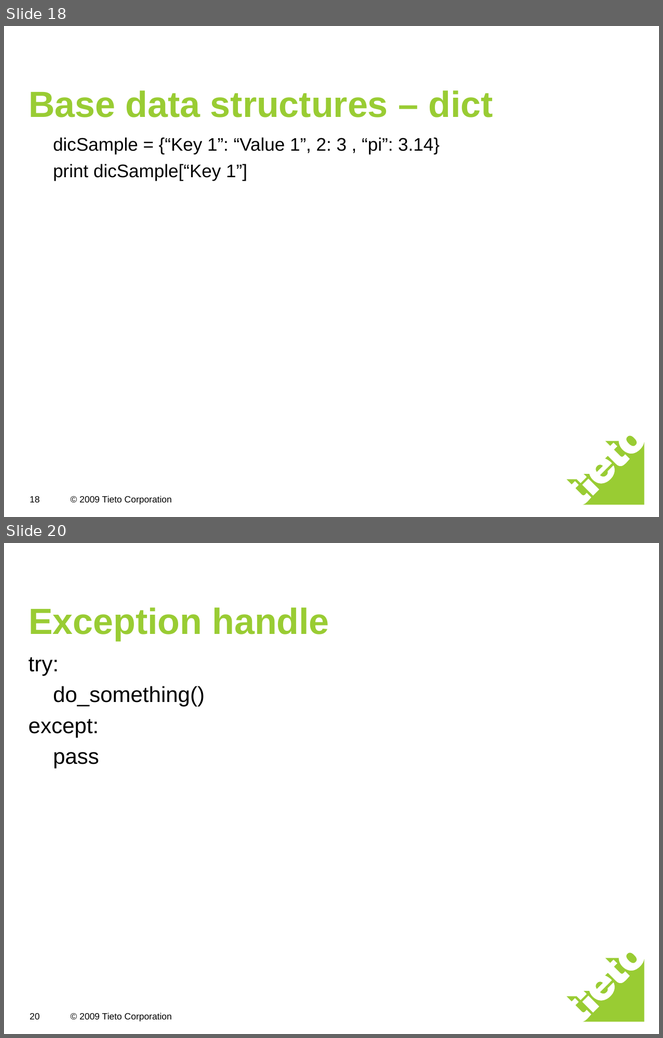
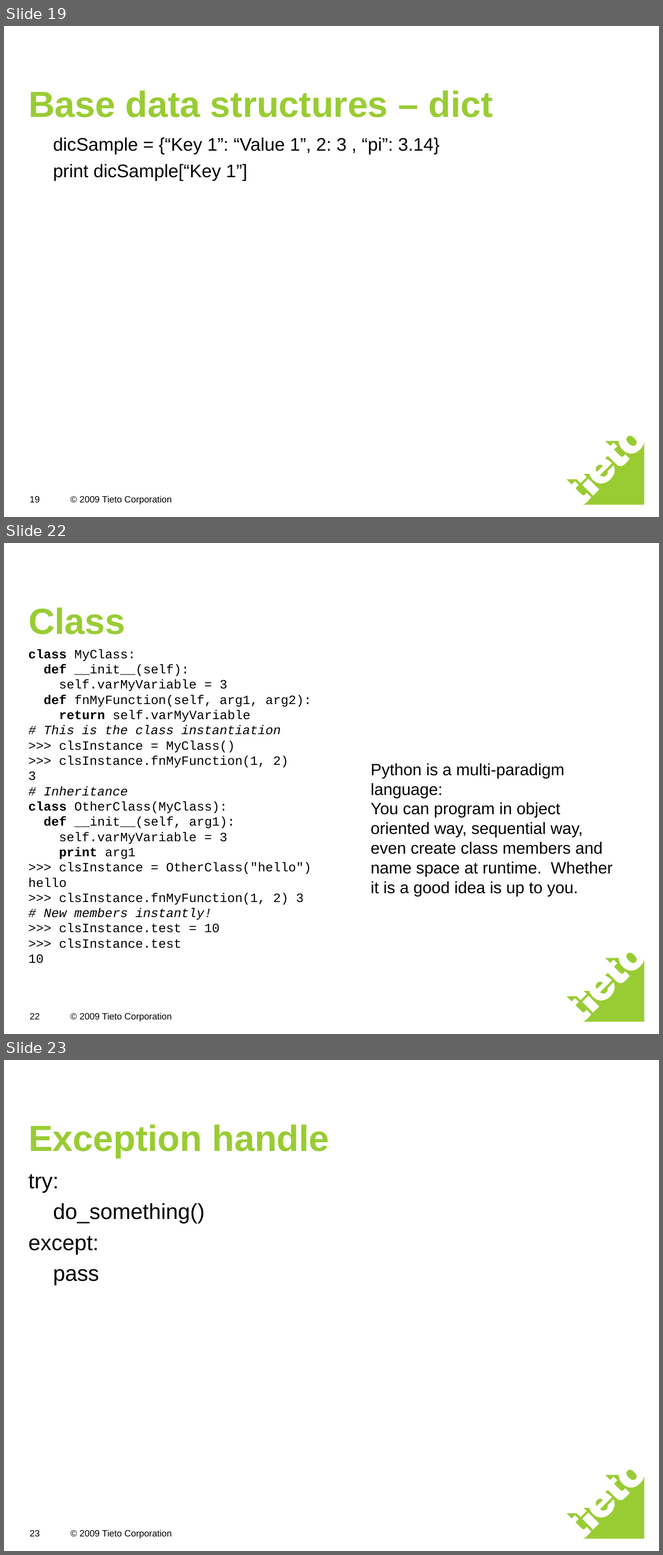
Before and after one commit to freebendy/python, a slide deck: python introduction.ppt. Shown one above the other, each under a label of ours: slides 18 and 20 before the commit, slides 19, 22 and 23 after it; the slides between them are not shown. The pictures are 663x1038 and 663x1555 pixels, drawn with LibreOffice and Linux fonts; fonts in the diff are those of the drawing. Boxes give left, top, right and bottom in pixels: in the first picture for what was removed or moved away, otherwise in the second. Text is boxed around its words. In the diff, an @@ line names an element or a change of style, - is before the commit and + after.

```diff
--- a/python introduction.ppt
+++ b/python introduction.ppt
@@ slide 22 added at [4,543,659,1034], background #FFFFFF; not listed: 2 template elements that a slide beside it also shows @@
@@ title added at [28,607,126,635], 40 pt, text #99CC33, bold @@
+Class
@@ text added at [28,649,312,964], 14 pt, text #000000 @@
+class MyClass:
+def __init__(self):
+self.varMyVariable = 3
+def fnMyFunction(self, arg1, arg2):
+return self.varMyVariable
+# This is the class instantiation
+>>> clsInstance = MyClass()
+>>> clsInstance.fnMyFunction(1, 2)
+3
+# Inheritance
+class OtherClass(MyClass):
+def __init__(self, arg1):
+self.varMyVariable = 3
+print arg1
+>>> clsInstance = OtherClass("hello")
+hello
+>>> clsInstance.fnMyFunction(1, 2) 3
+# New members instantly!
+>>> clsInstance.test = 10
+>>> clsInstance.test
+10
@@ text added at [371,763,613,897], 18 pt, text #000000 @@
+Python is a multi-paradigm language:
+You can program in object oriented way, sequential way, even create class members and name space at runtime. Whether it is a good idea is up to you.
@@ page number added at [29,1013,39,1020], 10 pt, text #000000 @@
+22
@@ what was slide 18 is now slide 19 @@
@@ page number at [29,496,39,503]: text changed @@
-18
+19
@@ what was slide 20 is now slide 23 @@
@@ page number at [29,1530,39,1537]: text changed @@
-20
+23
```
Also in this commit, not shown: 1 slide changed, 4 other slides added, 1 slide removed, 10 other files.
